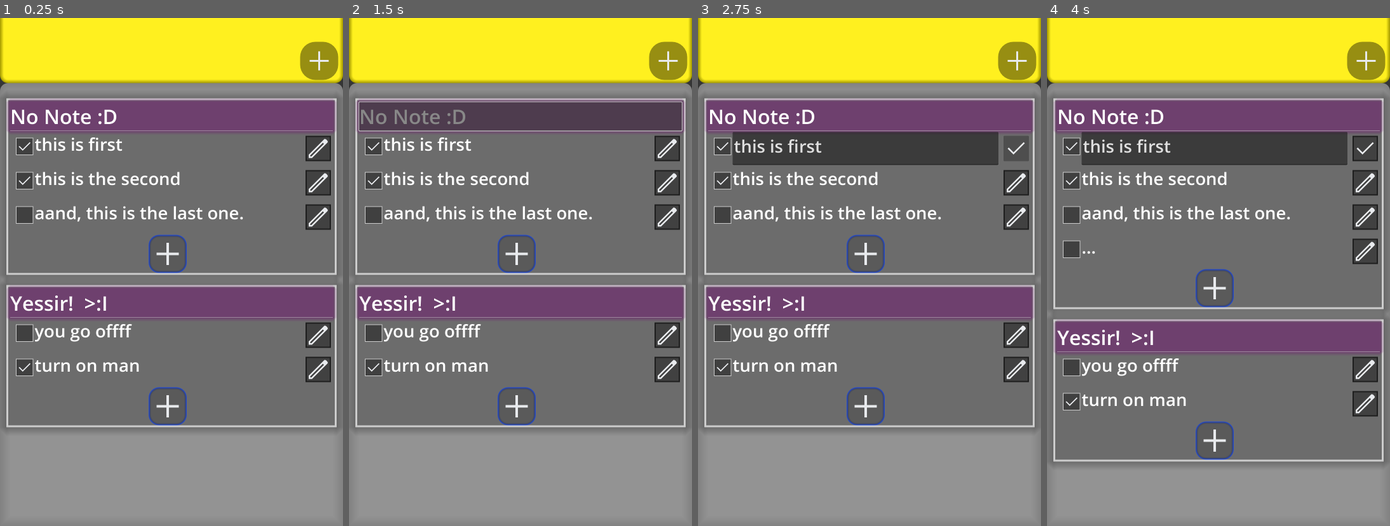
Above: before the commit, frames 1-4 (left to right).
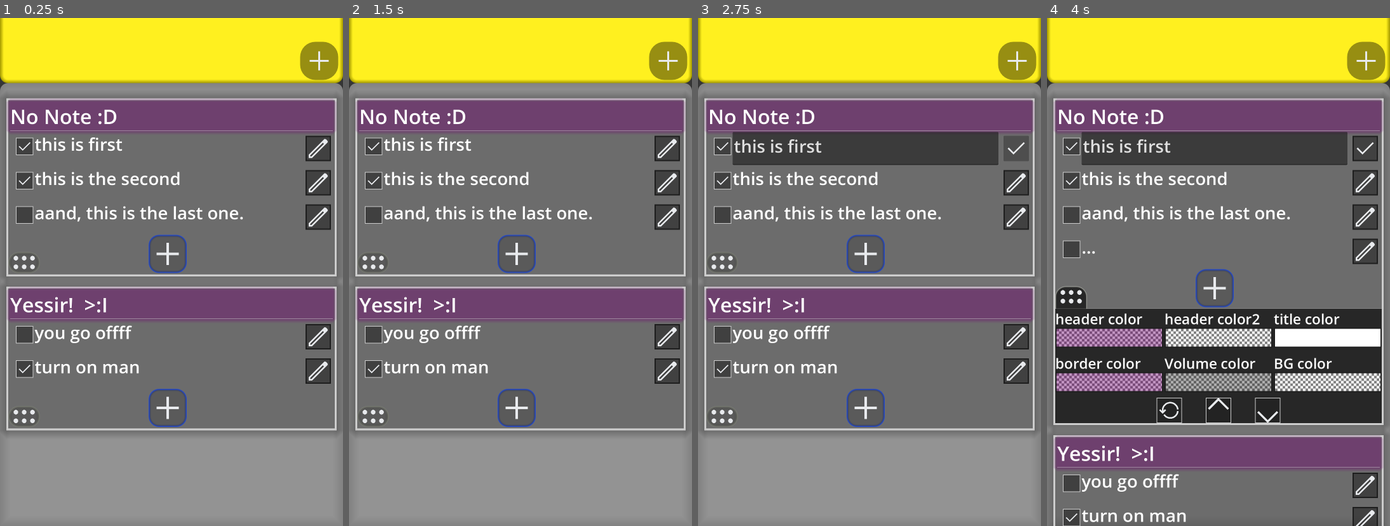
Above: after the commit, the same moments.

Repository: GalvinVoltag/Nomann
Game: Godot game, scene res://scenes/control.tscn
Same seed, same stepped clock (60 frames per second), same inputs: the game is played once before the commit and once after it.
Inputs (mouse positions are in pixels of both pictures, inside the frame that each line leads up to):
- Up to frame 1 (0.25 s): no input
- Up to frame 2 (1.5 s): click (520, 114) at 0.52 s; click (667, 114) at 1.27 s
- Up to frame 3 (2.75 s): click (1016, 150) at 2.02 s
- Up to frame 4 (4 s): click (1215, 251) at 2.77 s; click (1071, 297) at 3.52 s

The runs differ from the first frame. In frame 1, 4.2% of the frame differs, in the area x 1-99%, y 46-82%; in frame 2, 9.9%; in frame 3, 4.2%; in frame 4, 38%, in the area x 1-99%, y 52-100%.

Commit message:
0.1.2
Increased Customization Options

Diff:
--- a/scenes/ingredient.tscn
+++ b/scenes/ingredient.tscn
@@ -101,4 +101,5 @@
 texture = ExtResource("3_jjd75")
 
 [connection signal="pressed" from="Left/CheckBox" to="." method="_on_check_box_pressed"]
+[connection signal="text_changed" from="TextEdit" to="." method="_on_text_edit_text_changed"]
 [connection signal="pressed" from="VBoxContainer/MarginContainer/Button" to="." method="_on_button_pressed"]
--- a/scenes/note.tscn
+++ b/scenes/note.tscn
@@ -1,8 +1,12 @@
-[gd_scene load_steps=15 format=3 uid="uid://6xfn4nq2o6t2"]
+[gd_scene load_steps=23 format=3 uid="uid://6xfn4nq2o6t2"]
 
 [ext_resource type="Script" path="res://scripts/note.gd" id="1_h66s6"]
 [ext_resource type="Texture2D" uid="uid://3ii2rs78beqi" path="res://icons/Check.png" id="2_0ccyf"]
+[ext_resource type="Texture2D" uid="uid://ufs75c631sq5" path="res://icons/More.png" id="3_b6h6x"]
 [ext_resource type="Texture2D" uid="uid://b28hnauo7cnyp" path="res://icons/Add.png" id="3_vhkoc"]
+[ext_resource type="PackedScene" uid="uid://d21n0oa01l2kr" path="res://scenes/value.tscn" id="5_qajn5"]
+[ext_resource type="Texture2D" uid="uid://q3mbnvocjw5p" path="res://icons/Arrow.png" id="6_q50ub"]
+[ext_resource type="Texture2D" uid="uid://b8tj2n8ppqs3o" path="res://icons/restart.png" id="6_wbvmg"]
 
 [sub_resource type="StyleBoxFlat" id="StyleBoxFlat_ekrkk"]
 bg_color = Color(0.282353, 0.278431, 0, 0)
@@ -19,10 +23,6 @@
 shadow_color = Color(0.439216, 0.00784314, 0.439216, 0.419608)
 shadow_size = 14
 
-[sub_resource type="StyleBoxEmpty" id="StyleBoxEmpty_b03wv"]
-
-[sub_resource type="StyleBoxEmpty" id="StyleBoxEmpty_odss0"]
-
 [sub_resource type="StyleBoxFlat" id="StyleBoxFlat_dj0gd"]
 bg_color = Color(0.141176, 0.141176, 0.141176, 0.615686)
 border_width_left = 2
@@ -43,6 +43,32 @@
 [sub_resource type="StyleBoxEmpty" id="StyleBoxEmpty_mv1k5"]
 
 [sub_resource type="StyleBoxEmpty" id="StyleBoxEmpty_xe5r8"]
+
+[sub_resource type="StyleBoxFlat" id="StyleBoxFlat_wbxyp"]
+bg_color = Color(0, 0, 0, 0.164706)
+border_width_left = 12
+border_width_top = 12
+border_width_right = 12
+border_width_bottom = 12
+border_color = Color(0.495173, 0.508728, 0.465047, 0.760784)
+border_blend = true
+corner_radius_top_left = 32
+corner_radius_top_right = 32
+corner_radius_bottom_right = 32
+corner_radius_bottom_left = 32
+
+[sub_resource type="StyleBoxFlat" id="StyleBoxFlat_nmamk"]
+bg_color = Color(0, 0, 0, 0.639216)
+border_width_left = 4
+border_width_top = 4
+border_width_right = 4
+border_color = Color(0.716101, 0.726596, 0.688395, 0.823529)
+border_blend = true
+corner_radius_top_left = 32
+corner_radius_top_right = 32
+expand_margin_bottom = 4.0
+
+[sub_resource type="StyleBoxEmpty" id="StyleBoxEmpty_fwwvw"]
 
 [sub_resource type="StyleBoxFlat" id="StyleBoxFlat_offb2"]
 bg_color = Color(0, 0, 0, 0.164706)
@@ -57,9 +83,34 @@
 corner_radius_bottom_right = 32
 corner_radius_bottom_left = 32
 
-[sub_resource type="StyleBoxEmpty" id="StyleBoxEmpty_fwwvw"]
-
-[node name="Note" type="PanelContainer"]
+[sub_resource type="StyleBoxFlat" id="StyleBoxFlat_t6xk0"]
+bg_color = Color(0, 0, 0, 0.643137)
+border_width_top = 1
+border_color = Color(0.8, 0.8, 0.8, 0.384314)
+
+[sub_resource type="StyleBoxFlat" id="StyleBoxFlat_dqaok"]
+bg_color = Color(0.0980392, 0.0980392, 0.0980392, 0.243137)
+border_width_left = 2
+border_width_top = 2
+border_width_right = 2
+border_width_bottom = 2
+
+[sub_resource type="StyleBoxFlat" id="StyleBoxFlat_1qf6c"]
+bg_color = Color(0.0980392, 0.0980392, 0.0980392, 0.243137)
+border_width_left = 2
+border_width_top = 2
+border_width_right = 2
+border_width_bottom = 2
+border_color = Color(0.572988, 0.572988, 0.572988, 1)
+
+[sub_resource type="StyleBoxFlat" id="StyleBoxFlat_e7jgw"]
+bg_color = Color(0.0980392, 0.0980392, 0.0980392, 0.243137)
+border_width_left = 2
+border_width_top = 2
+border_width_right = 2
+border_width_bottom = 2
+
+[node name="Note" type="PanelContainer" node_paths=PackedStringArray("AllSettings")]
 custom_minimum_size = Vector2(1040, 256)
 anchors_preset = 5
 anchor_left = 0.5
@@ -71,6 +122,7 @@
 mouse_filter = 1
 theme_override_styles/panel = SubResource("StyleBoxFlat_ekrkk")
 script = ExtResource("1_h66s6")
+AllSettings = [NodePath("VBoxContainer/PanelContainer/more_sett/row1/hdr_c"), NodePath("VBoxContainer/PanelContainer/more_sett/row1/hd2_c"), NodePath("VBoxContainer/PanelContainer/more_sett/row1/ttl_c"), NodePath("VBoxContainer/PanelContainer/more_sett/row2/brd_c"), NodePath("VBoxContainer/PanelContainer/more_sett/row2/msd_c"), NodePath("VBoxContainer/PanelContainer/more_sett/row2/mbg_c")]
 
 [node name="VBoxContainer" type="VBoxContainer" parent="."]
 layout_mode = 2
@@ -81,7 +133,8 @@
 theme_override_constants/margin_top = 6
 theme_override_constants/margin_right = 6
 
-[node name="Head" type="Panel" parent="VBoxContainer/margin"]
+[node name="Head" type="PanelContainer" parent="VBoxContainer/margin"]
+unique_name_in_owner = true
 custom_minimum_size = Vector2(0, 90)
 layout_mode = 2
 mouse_filter = 1
@@ -89,12 +142,7 @@
 
 [node name="Title" type="RichTextLabel" parent="VBoxContainer/margin/Head"]
 unique_name_in_owner = true
-layout_mode = 1
-anchors_preset = 15
-anchor_right = 1.0
-anchor_bottom = 1.0
-grow_horizontal = 2
-grow_vertical = 2
+layout_mode = 2
 mouse_filter = 1
 theme_override_constants/line_separation = 5
 theme_override_font_sizes/normal_font_size = 64
@@ -105,21 +153,16 @@
 [node name="Editor" type="HBoxContainer" parent="VBoxContainer/margin/Head"]
 unique_name_in_owner = true
 visible = false
-layout_mode = 1
-anchors_preset = 15
-anchor_right = 1.0
-anchor_bottom = 1.0
-grow_horizontal = 2
-grow_vertical = 2
+layout_mode = 2
 
 [node name="TitleEdit" type="TextEdit" parent="VBoxContainer/margin/Head/Editor"]
 unique_name_in_owner = true
 layout_mode = 2
 size_flags_horizontal = 3
 theme_override_font_sizes/font_size = 64
-theme_override_styles/normal = SubResource("StyleBoxEmpty_b03wv")
-theme_override_styles/focus = SubResource("StyleBoxEmpty_odss0")
-text = "Debug Title"
+text = "UNKNOWN"
+caret_blink = true
+caret_multiple = false
 
 [node name="CheckBox" type="Button" parent="VBoxContainer/margin/Head/Editor"]
 unique_name_in_owner = true
@@ -140,16 +183,10 @@
 
 [node name="TitleButton" type="Button" parent="VBoxContainer/margin/Head"]
 unique_name_in_owner = true
-layout_mode = 1
-anchors_preset = 15
-anchor_right = 1.0
-anchor_bottom = 1.0
-grow_horizontal = 2
-grow_vertical = 2
+layout_mode = 2
 mouse_filter = 1
 theme_override_styles/normal = SubResource("StyleBoxEmpty_mv1k5")
 theme_override_styles/pressed = SubResource("StyleBoxEmpty_xe5r8")
-button_mask = 2
 
 [node name="HBoxContainer" type="HBoxContainer" parent="VBoxContainer"]
 layout_mode = 2
@@ -173,14 +210,38 @@
 theme_override_constants/separation = 12
 alignment = 1
 
-[node name="edit_note" type="Button" parent="VBoxContainer/MarginButtons/VBoxContainer"]
+[node name="Left" type="VBoxContainer" parent="VBoxContainer/MarginButtons/VBoxContainer"]
+layout_mode = 2
+size_flags_horizontal = 3
+alignment = 2
+
+[node name="more" type="Button" parent="VBoxContainer/MarginButtons/VBoxContainer/Left"]
+custom_minimum_size = Vector2(100, 66.92)
+layout_mode = 2
+size_flags_horizontal = 0
+theme_override_styles/normal = SubResource("StyleBoxFlat_wbxyp")
+theme_override_styles/pressed = SubResource("StyleBoxFlat_nmamk")
+theme_override_styles/focus = SubResource("StyleBoxEmpty_fwwvw")
+toggle_mode = true
+
+[node name="TextureRect" type="TextureRect" parent="VBoxContainer/MarginButtons/VBoxContainer/Left/more"]
+layout_mode = 1
+offset_top = -17.08
+offset_right = 1024.0
+offset_bottom = 1006.92
+rotation = 1.5708
+scale = Vector2(0.098, -0.098)
+mouse_filter = 2
+texture = ExtResource("3_b6h6x")
+
+[node name="add_ing" type="Button" parent="VBoxContainer/MarginButtons/VBoxContainer"]
 custom_minimum_size = Vector2(120, 120)
 layout_mode = 2
 size_flags_horizontal = 4
 theme_override_styles/normal = SubResource("StyleBoxFlat_offb2")
 theme_override_styles/focus = SubResource("StyleBoxEmpty_fwwvw")
 
-[node name="TextureRect" type="TextureRect" parent="VBoxContainer/MarginButtons/VBoxContainer/edit_note"]
+[node name="TextureRect" type="TextureRect" parent="VBoxContainer/MarginButtons/VBoxContainer/add_ing"]
 layout_mode = 1
 offset_right = 1024.0
 offset_bottom = 1024.0
@@ -188,8 +249,132 @@
 mouse_filter = 2
 texture = ExtResource("3_vhkoc")
 
+[node name="Right" type="VBoxContainer" parent="VBoxContainer/MarginButtons/VBoxContainer"]
+layout_mode = 2
+size_flags_horizontal = 3
+alignment = 2
+
+[node name="PanelContainer" type="PanelContainer" parent="VBoxContainer"]
+layout_mode = 2
+theme_override_styles/panel = SubResource("StyleBoxFlat_t6xk0")
+
+[node name="more_sett" type="VBoxContainer" parent="VBoxContainer/PanelContainer"]
+unique_name_in_owner = true
+visible = false
+layout_mode = 2
+theme_override_constants/separation = 17
+
+[node name="row1" type="HBoxContainer" parent="VBoxContainer/PanelContainer/more_sett"]
+layout_mode = 2
+
+[node name="hdr_c" parent="VBoxContainer/PanelContainer/more_sett/row1" node_paths=PackedStringArray("Target") instance=ExtResource("5_qajn5")]
+layout_mode = 2
+text = "header color"
+Target = NodePath("../../../../margin/Head")
+IsPanel = true
+target_values = ["shadow_color"]
+value_c = Color(0.439216, 0.00784314, 0.439216, 0.419608)
+
+[node name="hd2_c" parent="VBoxContainer/PanelContainer/more_sett/row1" node_paths=PackedStringArray("Target") instance=ExtResource("5_qajn5")]
+layout_mode = 2
+text = "header color2"
+Target = NodePath("../../../../margin/Head")
+IsPanel = true
+target_values = ["bg_color"]
+value_c = Color(0, 0, 0, 0)
+
+[node name="ttl_c" parent="VBoxContainer/PanelContainer/more_sett/row1" node_paths=PackedStringArray("Target") instance=ExtResource("5_qajn5")]
+layout_mode = 2
+text = "title color"
+Target = NodePath("../../../../margin/Head/Title")
+target_values = ["default_color"]
+value_c = Color(1, 1, 1, 1)
+
+[node name="row2" type="HBoxContainer" parent="VBoxContainer/PanelContainer/more_sett"]
+layout_mode = 2
+
+[node name="brd_c" parent="VBoxContainer/PanelContainer/more_sett/row2" node_paths=PackedStringArray("Target") instance=ExtResource("5_qajn5")]
+layout_mode = 2
+text = "border color"
+Target = NodePath("../../../../..")
+IsPanel = true
+target_values = ["border_color"]
+value_c = Color(0.439216, 0.00784314, 0.439216, 0.419608)
+
+[node name="msd_c" parent="VBoxContainer/PanelContainer/more_sett/row2" node_paths=PackedStringArray("Target") instance=ExtResource("5_qajn5")]
+layout_mode = 2
+text = "Volume color"
+Target = NodePath("../../../../..")
+IsPanel = true
+target_values = ["shadow_color"]
+value_c = Color(0.164706, 0.164706, 0.164706, 0.368627)
+
+[node name="mbg_c" parent="VBoxContainer/PanelContainer/more_sett/row2" node_paths=PackedStringArray("Target") instance=ExtResource("5_qajn5")]
+layout_mode = 2
+text = "BG color"
+Target = NodePath("../../../../..")
+IsPanel = true
+target_values = ["bg_color"]
+value_c = Color(0.164706, 0.164706, 0.164706, 0)
+
+[node name="row3" type="HBoxContainer" parent="VBoxContainer/PanelContainer/more_sett"]
+layout_mode = 2
+theme_override_constants/separation = 75
+alignment = 1
+
+[node name="rst" type="Button" parent="VBoxContainer/PanelContainer/more_sett/row3"]
+unique_name_in_owner = true
+custom_minimum_size = Vector2(80, 80)
+layout_mode = 2
+theme_override_styles/normal = SubResource("StyleBoxFlat_dqaok")
+theme_override_styles/pressed = SubResource("StyleBoxFlat_1qf6c")
+
+[node name="txtr" type="TextureRect" parent="VBoxContainer/PanelContainer/more_sett/row3/rst"]
+layout_mode = 0
+offset_right = 40.0
+offset_bottom = 40.0
+rotation = 1.5708
+scale = Vector2(0.155, -0.155)
+texture = ExtResource("6_wbvmg")
+flip_h = true
+
+[node name="up" type="Button" parent="VBoxContainer/PanelContainer/more_sett/row3"]
+unique_name_in_owner = true
+custom_minimum_size = Vector2(80, 80)
+layout_mode = 2
+theme_override_styles/normal = SubResource("StyleBoxFlat_e7jgw")
+theme_override_styles/pressed = SubResource("StyleBoxFlat_1qf6c")
+
+[node name="txtr" type="TextureRect" parent="VBoxContainer/PanelContainer/more_sett/row3/up"]
+layout_mode = 0
+offset_right = 40.0
+offset_bottom = 40.0
+rotation = 1.5708
+scale = Vector2(0.078, -0.078)
+texture = ExtResource("6_q50ub")
+
+[node name="dn" type="Button" parent="VBoxContainer/PanelContainer/more_sett/row3"]
+unique_name_in_owner = true
+custom_minimum_size = Vector2(80, 80)
+layout_mode = 2
+theme_override_styles/normal = SubResource("StyleBoxFlat_dqaok")
+theme_override_styles/pressed = SubResource("StyleBoxFlat_1qf6c")
+
+[node name="txtr" type="TextureRect" parent="VBoxContainer/PanelContainer/more_sett/row3/dn"]
+layout_mode = 0
+offset_right = 40.0
+offset_bottom = 40.0
+rotation = 1.5708
+scale = Vector2(0.078, -0.078)
+texture = ExtResource("6_q50ub")
+flip_h = true
+
 [connection signal="focus_exited" from="VBoxContainer/margin/Head/Editor/TitleEdit" to="." method="_on_title_edit_focus_exited"]
 [connection signal="text_changed" from="VBoxContainer/margin/Head/Editor/TitleEdit" to="." method="_on_title_edit_text_changed"]
 [connection signal="pressed" from="VBoxContainer/margin/Head/Editor/CheckBox" to="." method="_on_check_box_pressed"]
 [connection signal="pressed" from="VBoxContainer/margin/Head/TitleButton" to="." method="_on_title_button_pressed"]
-[connection signal="pressed" from="VBoxContainer/MarginButtons/VBoxContainer/edit_note" to="." method="_on_edit_note_pressed"]
+[connection signal="toggled" from="VBoxContainer/MarginButtons/VBoxContainer/Left/more" to="." method="_on_more_toggled"]
+[connection signal="pressed" from="VBoxContainer/MarginButtons/VBoxContainer/add_ing" to="." method="_on_edit_note_pressed"]
+[connection signal="pressed" from="VBoxContainer/PanelContainer/more_sett/row3/rst" to="." method="_on_rst_pressed"]
+[connection signal="pressed" from="VBoxContainer/PanelContainer/more_sett/row3/up" to="." method="_on_up_pressed"]
+[connection signal="pressed" from="VBoxContainer/PanelContainer/more_sett/row3/dn" to="." method="_on_dn_pressed"]
--- /dev/null
+++ b/scenes/value.gd
@@ -0,0 +1,69 @@
+@tool
+extends VBoxContainer
+
+@export var text : String = "value"
+@export var Target : Control
+@export var IsPanel : bool = false
+@export var target_values : Array
+@export var value_c : Color
+@export var value_i : int
+
+var hide_it = false
+
+# Called when the node enters the scene tree for the first time.
+func _ready():
+	if !Engine.is_editor_hint():
+		$text.text = text
+		$CBtn.color = value_c
+		var CP : ColorPicker = $CBtn.get_picker()
+		var PP : PopupPanel = $CBtn.get_popup()
+		CP.scale = Vector2(1, 1)
+		CP.custom_minimum_size = Vector2(800, 600)
+		#PP.get_child(4).get_child(4).get_child(1).hide()
+
+
+# Called every frame. 'delta' is the elapsed time since the previous frame.
+func _process(delta):
+	if Engine.is_editor_hint():
+		$text.text = text
+		$CBtn.color = value_c
+	if hide_it:
+		DisplayServer.virtual_keyboard_hide()
+
+
+
+func _on_c_btn_color_changed(color):
+	DisplayServer.virtual_keyboard_hide()
+	hide_it = false
+	value_c = color
+	if IsPanel:
+		var m : StyleBoxFlat = Target.get_theme_stylebox("panel").duplicate()
+		Target.remove_theme_stylebox_override("panel")
+		for str in target_values:
+			m.set(str, color)
+		Target.add_theme_stylebox_override("panel", m)
+	else:
+		for str in target_values:
+			Target.remove_theme_color_override(str)
+			Target.add_theme_color_override(str, color)
+
+func get_value():
+	return value_c
+
+func set_value(value):
+	$CBtn.color = value
+	_on_c_btn_color_changed(value)
+
+
+
+func _on_c_btn_pressed():
+	#DisplayServer.virtual_keyboard_hide()
+	#DisplayServer.virtual_keyboard_show("", Rect2(0,0,0,0), 0)
+	pass
+
+
+func _on_c_btn_toggled(toggled_on):
+	if toggled_on:
+		hide_it = true
+	else:
+		hide_it = false
--- /dev/null
+++ b/scenes/value.tscn
@@ -0,0 +1,32 @@
+[gd_scene load_steps=2 format=3 uid="uid://d21n0oa01l2kr"]
+
+[ext_resource type="Script" path="res://scenes/value.gd" id="1_oupkm"]
+
+[node name="value" type="VBoxContainer"]
+offset_right = 618.0
+offset_bottom = 64.0
+size_flags_horizontal = 3
+theme_override_constants/separation = -4
+script = ExtResource("1_oupkm")
+
+[node name="text" type="RichTextLabel" parent="."]
+layout_mode = 2
+size_flags_horizontal = 3
+theme_override_font_sizes/normal_font_size = 45
+bbcode_enabled = true
+text = "Title Color "
+fit_content = true
+
+[node name="CBtn" type="ColorPickerButton" parent="."]
+custom_minimum_size = Vector2(64, 64)
+layout_mode = 2
+color = Color(0.439216, 0.00784314, 0.439216, 0.419608)
+
+[node name="SpinBox" type="SpinBox" parent="."]
+visible = false
+layout_mode = 2
+value = 5.0
+
+[connection signal="color_changed" from="CBtn" to="." method="_on_c_btn_color_changed"]
+[connection signal="pressed" from="CBtn" to="." method="_on_c_btn_pressed"]
+[connection signal="toggled" from="CBtn" to="." method="_on_c_btn_toggled"]
--- a/scripts/control.gd
+++ b/scripts/control.gd
@@ -11,7 +11,10 @@
 	Global.notetop = %NotesTop
 	Global.Load()
 	for nt in Global.AllNotes:
-		add_note_NR(nt["title"], nt["ingredients"], nt["checks"])
+		var sss = []
+		if nt.has("settings"):
+			sss = nt["settings"]
+		add_note_NR(nt["title"], nt["ingredients"], nt["checks"], sss)
 		print_rich("[color=green]", nt)
 
 
@@ -30,7 +33,7 @@
 	%NotesTop.add_child(newnote)
 	Global.Refresh()
 
-func add_note_NR(title, ingredients, checks):
+func add_note_NR(title, ingredients, checks, settings):
 	note_count += 1
 	var newnote = notebase.instantiate()
 	newnote.set_title(title)
@@ -38,8 +41,26 @@
 	for i in ingredients:
 		newnote.add_ingredient(i, checks[fori])
 		fori += 1
+	fori = 0
+	for s in settings:
+		newnote.set_setting(fori, Color(s))
+		#print_rich("[color=#", Color(s).to_html(), "] COLOR SET AS: ", s)
+		fori += 1
 	%NotesTop.add_child(newnote)
 
 func _on_add_pressed():
 	note_count += 1
 	add_note("New Note", ["..."], [false])
+
+func carry_note_down(index):
+	print("CALLED ", index)
+	var the_one = %NotesTop.get_child(index)
+	%NotesTop.move_child(the_one, index+1)
+	Global.Refresh()
+
+func carry_note_up(index):
+	if index > 0:
+		print("CALLED ", index)
+		var the_one = %NotesTop.get_child(index)
+		%NotesTop.move_child(the_one, index-1)
+		Global.Refresh()
--- a/scripts/global.gd
+++ b/scripts/global.gd
@@ -3,7 +3,16 @@
 var control : Control
 var notetop
 
-var AllNotes = [
+var DefaultColors : Array = [
+	"7002706b",
+	"00000000",
+	"ffffff",
+	"ccccccff",
+	"2a2a2a5e",
+	"2a2a2a00",
+]
+
+var AllNotes : Array = [
 	{
 		"title" = "No Note :D",
 		"ingredients" = [
@@ -38,9 +47,14 @@
 		current["title"] = nt.get_title()
 		current["ingredients"] = []
 		current["checks"] = []
+		current["settings"] = []
 		for ing in nt.find_child("List").get_children():
 			current["ingredients"].append(ing.get_text())
 			current["checks"].append(ing.get_check())
+		var i = 0
+		for sttng in nt.AllSettings:
+			current["settings"].append(sttng.get_value().to_html())
+			i+=1
 		AllNotes.append(current)
 	print_rich("[color=orange]", AllNotes)
 	var file = FileAccess.open("user://file_data.json", FileAccess.WRITE)
--- a/scripts/ingredient.gd
+++ b/scripts/ingredient.gd
@@ -2,6 +2,7 @@
 
 @onready var pen = preload("res://icons/Edit.png")
 @onready var chk = preload("res://icons/Check.png")
+@onready var dlt = preload("res://icons/Delete.png")
 
 func get_text():
 	return $Element.text
@@ -36,7 +37,16 @@
 		%icon.texture = chk
 	$TextEdit.visible = !$TextEdit.visible
 	$Element.visible = !$Element.visible
+	Global.Refresh()
 
 
 func _on_check_box_pressed():
 	$Left/CheckBox/Check.visible = !$Left/CheckBox/Check.visible
+	Global.Refresh()
+
+
+func _on_text_edit_text_changed():
+	if $TextEdit.text == "":
+		%icon.texture = dlt
+	else:
+		%icon.texture = chk
--- a/scripts/note.gd
+++ b/scripts/note.gd
@@ -3,6 +3,8 @@
 @onready var ingredient = preload("res://scenes/ingredient.tscn")
 @onready var chk = preload("res://icons/Check.png")
 @onready var dlt = preload("res://icons/Delete.png")
+
+@export var AllSettings: Array[Control]
 
 
 
@@ -19,9 +21,20 @@
 	if check: newi.switch()
 	$VBoxContainer/HBoxContainer/MarginText/List.add_child(newi)
 
+func set_setting(index: int, value):
+	AllSettings[index].set_value(value)
+
 # Called when the node enters the scene tree for the first time.
 func _ready():
-	pass
+	var m : StyleBox = %Head.get_theme_stylebox("Panel")
+	var mm = m.get_property_list()
+	var mmm = 0
+	var i = 0
+	for z in mm:
+		if z["name"] == "shadow_color":
+			mmm = i
+		i += 1
+	print_rich("[color=red]", mmm , "   " , mm[mmm])
 
 
 # Called every frame. 'delta' is the elapsed time since the previous frame.
@@ -32,6 +45,7 @@
 func _on_edit_note_pressed():
 	var newi = ingredient.instantiate()
 	$VBoxContainer/HBoxContainer/MarginText/List.add_child(newi)
+	Global.Refresh()
 
 
 func _on_title_button_pressed():
@@ -39,7 +53,11 @@
 	%Title.visible = false
 	%Editor.visible = true
 	%TitleButton.visible = false
-	%Editor.grab_focus()
+	%TitleEdit.set_caret_column(%TitleEdit.text.length())
+	%TitleEdit.grab_focus()
+	%TitleEdit.start_action(TextEdit.ACTION_TYPING)
+
+
 
 func _on_title_edit_text_changed():
 	if %TitleEdit.text == "":
@@ -55,3 +73,26 @@
 	%Title.visible = true
 	%Editor.visible = false
 	%TitleButton.visible = true
+	Global.Refresh()
+
+
+
+
+func _on_more_toggled(toggled_on):
+	%more_sett.visible = toggled_on
+
+
+func _on_dn_pressed():
+	get_node("/root/Control").carry_note_down(get_index())
+
+
+func _on_up_pressed():
+	get_node("/root/Control").carry_note_up(get_index())
+
+
+func _on_rst_pressed():
+	var i = 0
+	for stg in AllSettings:
+		stg.set_value(Global.DefaultColors[i])
+		i += 1
+	Global.Refresh()
Binary file added: icons/restart.png
Not shown, added: icons/restart.png.import
Renamed: notes_template.json -> scripts/notes_template.json
Not shown, added: NOM List & Notes.apk
Not shown, added: NOM List & Notes.apk.idsig
Not shown, added: builds/NOM List & Notes 0.1.2.apk
Not shown, added: builds/NOM List & Notes 0.1.2.apk.idsig
Not shown, added: builds/NOM List & Notes.apk
Not shown, added: builds/NOM List & Notes.apk.idsig
